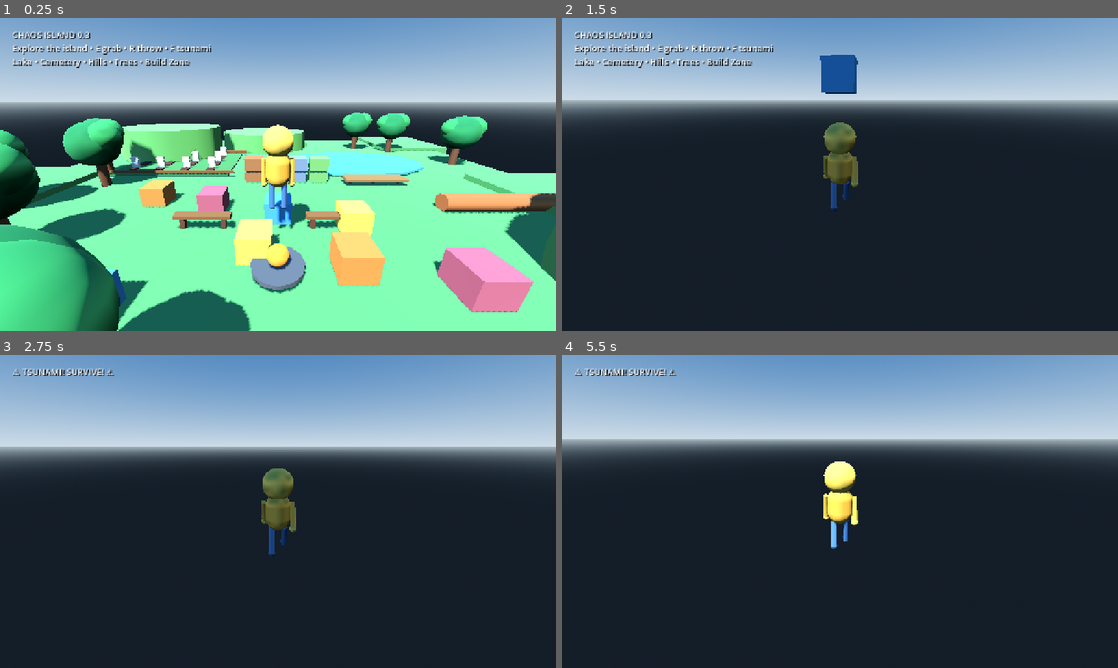
Above: before the commit, frames 1-4 (two rows, left to right).
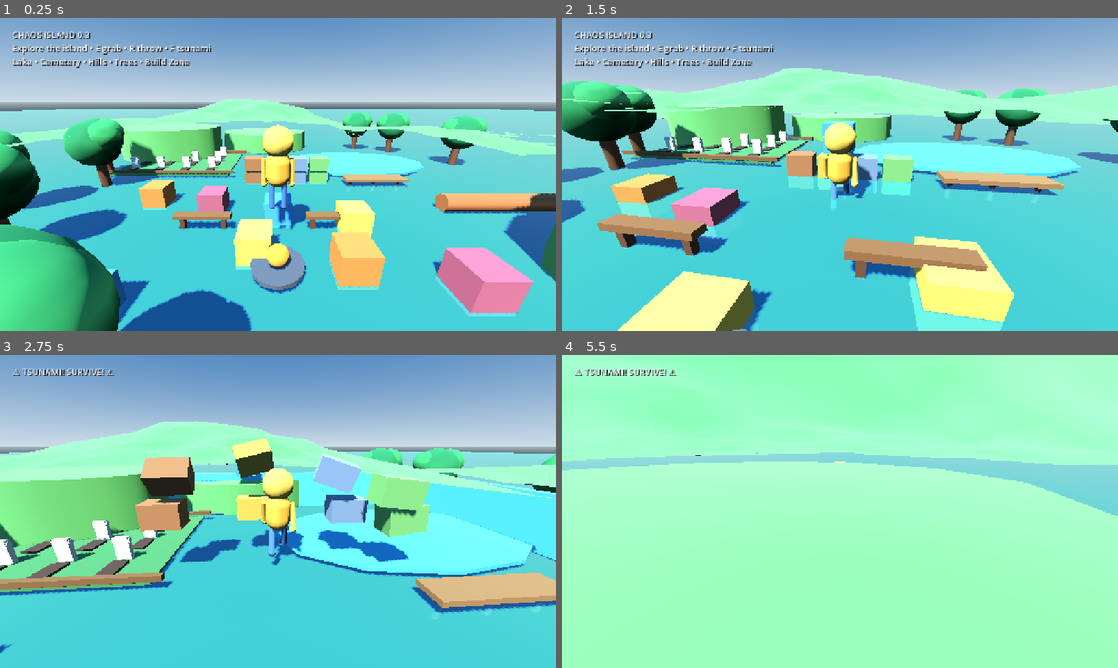
Above: after the commit, the same moments.

Repository: manojoffl-git/chaos-island-build
Game: Godot game, scene res://scenes/Main.tscn
Same seed, same stepped clock (60 frames per second), same inputs: the game is played once before the commit and once after it.
Inputs (mouse positions are in pixels of both pictures, inside the frame that each line leads up to):
- Up to frame 1 (0.25 s): no input
- Up to frame 2 (1.5 s): tap Enter at 0.5 s; move the mouse to (867, 174) at 0.52 s; hold W (move_forward) from 0.53 s (still down); tap E (grab) at 0.6 s; click (867, 174) at 0.67 s; tap Space (jump) at 0.77 s; move the mouse to (812, 174) at 1.27 s; tap R (throw) at 1.35 s
- Up to frame 3 (2.75 s): keep holding W (move_forward); tap Space (jump) at 1.52 s; move the mouse to (289, 505) at 2.02 s; tap F at 2.1 s
- Up to frame 4 (5.5 s): keep holding W (move_forward); move the mouse to (834, 517) at 2.77 s; tap E (grab) at 2.85, 5.1 s; click (834, 517) at 2.92 s; tap Space (jump) at 3.02, 3.77, 4.52 s; move the mouse to (878, 514) at 3.52 s; tap R (throw) at 3.6 s; move the mouse to (795, 508) at 4.27 s; tap F at 4.35 s; move the mouse to (845, 511) at 5.02 s; click (845, 511) at 5.17 s

The runs differ from the first frame. In frame 1, 44% of the frame differs, in the area x 0-100%, y 25-100%; in frame 2, 78%; in frame 3, 71%; in frame 4, 100%, in the area x 0-100%, y 0-100%.
Error before the commit: Invalid assignment of property or key 'shape' with value of type 'BoxShape3D' on a base object of type 'null instance'. (res://scripts/main.gd:84)

Commit message:
Fix deferred procedural terrain generation during scene initialization

Diff:
--- a/scripts/island_generator.gd
+++ b/scripts/island_generator.gd
@@ -21,10 +21,31 @@
 var detail_noise: FastNoiseLite
 
 func _ready() -> void:
-    generate(get_parent())
+    # Main.gd also builds the prototype scene during its _ready(). Defer generation
+    # until the scene tree is ready so add_child()/free() are not called while a
+    # parent is still busy initializing its children.
+    call_deferred("_generate_deferred")
+
+func _generate_deferred() -> void:
+    if is_inside_tree():
+        generate(get_parent())
 
 func generate(parent: Node3D) -> void:
-    # Remove the old prototype terrain so only the chunked terrain is rendered/collided.
+    chunks.clear()
+
+    # Remove previous generated terrain if this is regenerated/reloaded.
+    var old_terrain: Node = parent.get_node_or_null("TerrainChunks")
+    if old_terrain != null:
+        old_terrain.free()
+    var old_ocean: Node = parent.get_node_or_null("Ocean")
+    if old_ocean != null:
+        old_ocean.free()
+    var old_coast: Node = parent.get_node_or_null("CoastDetails")
+    if old_coast != null:
+        old_coast.free()
+
+    # Remove the old prototype island geometry/collision. The chunk system owns
+    # terrain collision from this point onward.
     var legacy_island: Node = parent.get_node_or_null("Island")
     if legacy_island != null:
         for child in legacy_island.get_children():
